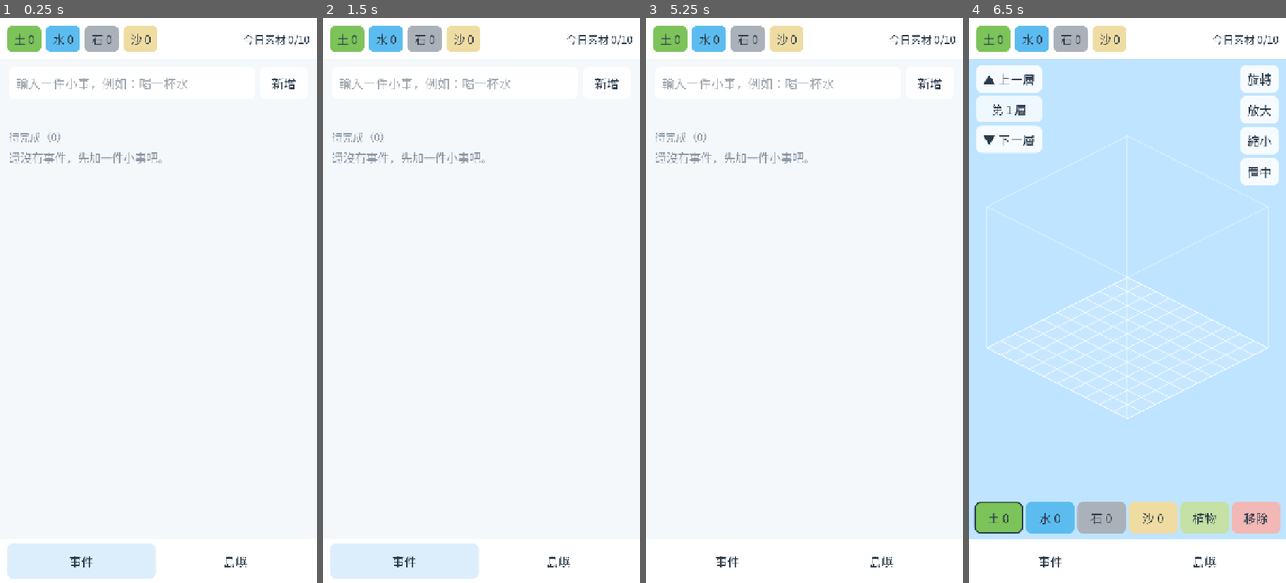
Above: before the commit, frames 1-4 (left to right).
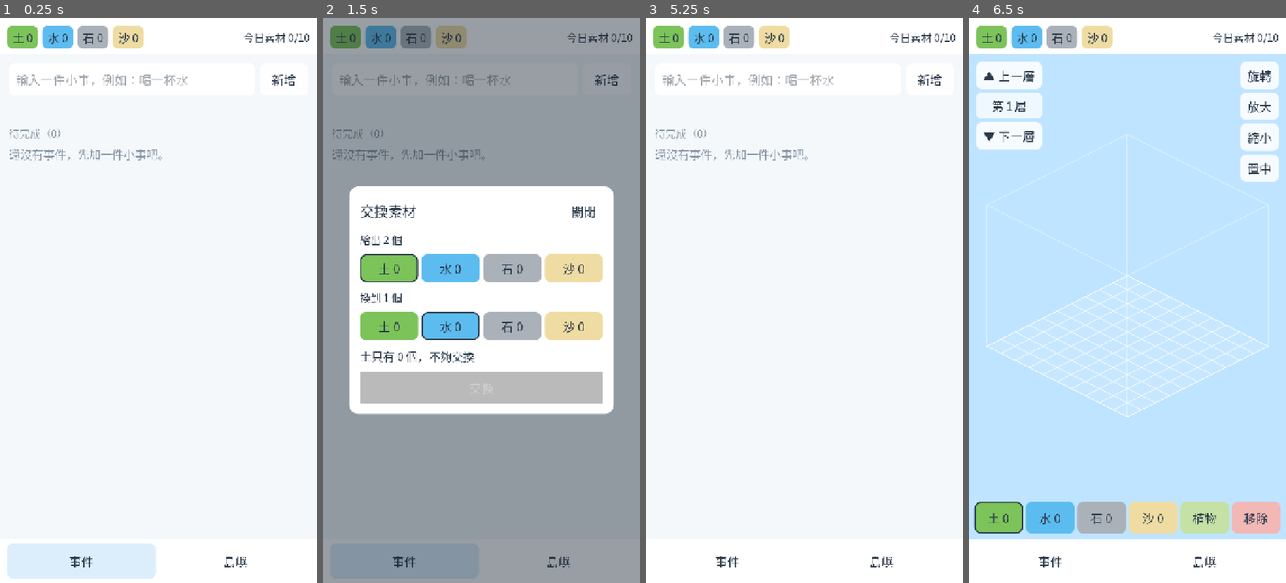
Above: after the commit, the same moments.

Repository: corgi8cm/IsLog
Game: Godot game, scene res://scenes/main.tscn
Two runs of this game, one before a commit and one after it. Both use one fixed random seed, a clock stepped at 60 frames per second and the inputs below.
Inputs (mouse positions are in pixels of both pictures, inside the frame that each line leads up to):
- Up to frame 1 (0.25 s): no input
- Up to frame 2 (1.5 s): click (345, 34) at 0.5 s, where only the run after the commit has a clickable "土 0"; click (380, 34) at 1.25 s, where only the run after the commit has a clickable "水 0"
- Up to frame 3 (5.25 s): click (737, 34) at 2 s, where only the run after the commit has a clickable "石 0"; click (772, 34) at 2.75 s, where only the run after the commit has a clickable "沙 0"; click (905, 210) at 3.5 s, where only the run after the commit has a clickable "關閉"; click "新增" at 4.25 s; click "事件" at 5 s
- Up to frame 4 (6.5 s): click "島嶼" at 5.75 s

The runs differ from the first frame. In frame 1, 2.5% of the frame differs, in the area x 2-98%, y 1-26%; in frame 2, 78%, in the area x 0-100%, y 0-100%; in frame 3, 2.5%; in frame 4, 7.9%.

Commit message:
素材 2 換 1：點上方素材開啟交換視窗
Co-Authored-By: Claude Opus 5.5 <noreply@anthropic.com>

Diff:
--- a/scripts/core/game_data.gd
+++ b/scripts/core/game_data.gd
@@ -6,6 +6,8 @@
 const REWARD_COUNT := 3
 const SUBTASK_REWARD_COUNT := 2
 const PLANT_DROP_CHANCE := 0.3
+## 素材交換：幾個換 1 個。
+const EXCHANGE_COST := 2
 const SAVE_VERSION := 2
 
 var inventory: Dictionary = Materials.empty_inventory()
@@ -78,6 +80,17 @@
 	if is_pro:
 		return -1
 	return maxi(0, DAILY_LIMIT - completions_on(date))
+
+
+## 素材交換：EXCHANGE_COST 個 from 換 1 個 to。
+func exchange(from_type: String, to_type: String) -> bool:
+	if from_type == to_type or not Materials.is_valid(from_type) or not Materials.is_valid(to_type):
+		return false
+	if int(inventory.get(from_type, 0)) < EXCHANGE_COST:
+		return false
+	inventory[from_type] -= EXCHANGE_COST
+	inventory[to_type] += 1
+	return true
 
 
 # --- 子事件 -------------------------------------------------------------
--- a/scripts/game.gd
+++ b/scripts/game.gd
@@ -67,6 +67,13 @@
 	result.visitor = _after_completion(id)
 	_commit()
 	return result
+
+
+func exchange(from_type: String, to_type: String) -> bool:
+	var ok := data.exchange(from_type, to_type)
+	if ok:
+		_commit()
+	return ok
 
 
 func add_subtask(event_id: int, title: String) -> Dictionary:
--- a/scripts/ui/main.gd
+++ b/scripts/ui/main.gd
@@ -51,9 +51,19 @@
 	row.add_theme_constant_override("separation", 10)
 	panel.add_child(row)
 	for t in Materials.TYPES:
-		var l := UiKit.label("", 26)
-		_counts[t] = l
-		row.add_child(UiKit.chip(l, Materials.top_color(t)))
+		var b := Button.new()
+		b.focus_mode = Control.FOCUS_NONE
+		b.add_theme_font_size_override("font_size", 26)
+		for state in ["normal", "hover", "pressed"]:
+			var chip_sb := UiKit.box(Materials.top_color(t), 12)
+			chip_sb.content_margin_left = 12
+			chip_sb.content_margin_right = 12
+			chip_sb.content_margin_top = 6
+			chip_sb.content_margin_bottom = 6
+			b.add_theme_stylebox_override(state, chip_sb)
+		b.pressed.connect(open_exchange.bind(t))
+		_counts[t] = b
+		row.add_child(b)
 	var spacer := Control.new()
 	spacer.size_flags_horizontal = SIZE_EXPAND_FILL
 	row.add_child(spacer)
@@ -61,6 +71,54 @@
 	_daily.vertical_alignment = VERTICAL_ALIGNMENT_CENTER
 	row.add_child(_daily)
 	return panel
+
+
+## 素材交換視窗：選要給出的素材和要換到的素材。
+func open_exchange(from_type: String = Materials.DIRT) -> void:
+	var parts := UiKit.open_modal(self, "交換素材")
+	var body: VBoxContainer = parts[1]
+	var state := {"from": from_type, "to": Materials.WATER if from_type != Materials.WATER else Materials.DIRT}
+	var info := UiKit.label("", 26)
+	info.autowrap_mode = TextServer.AUTOWRAP_WORD_SMART
+	var rows := {}
+	for key in ["from", "to"]:
+		body.add_child(UiKit.label("給出 %d 個" % GameData.EXCHANGE_COST if key == "from" else "換到 1 個", 24))
+		var row := HBoxContainer.new()
+		row.add_theme_constant_override("separation", 8)
+		body.add_child(row)
+		var group := ButtonGroup.new()
+		rows[key] = {}
+		for t in Materials.TYPES:
+			var b := UiKit.tool_button(group, Materials.top_color(t))
+			b.custom_minimum_size = Vector2(0, 64)
+			b.button_pressed = state[key] == t
+			b.pressed.connect(func():
+				state[key] = t
+				state.update.call())
+			row.add_child(b)
+			rows[key][t] = b
+	body.add_child(info)
+	var go := UiKit.button("交換", func():
+		if Game.exchange(state.from, state.to):
+			state.update.call())
+	go.custom_minimum_size = Vector2(0, 72)
+	go.add_theme_stylebox_override("normal", UiKit.box(Color("d8f0c8"), 14))
+	body.add_child(go)
+	# lambda 擷取的是區域變數當下的值，所以把 update 放在 state 字典裡讓前面的按鈕也能呼叫
+	state.update = func():
+		for key in rows:
+			for t in rows[key]:
+				rows[key][t].text = "%s %d" % [Materials.display_name(t), Game.data.inventory[t]]
+		var have: int = Game.data.inventory[state.from]
+		if state.from == state.to:
+			info.text = "請選兩種不同的素材"
+		elif have < GameData.EXCHANGE_COST:
+			info.text = "%s只有 %d 個，不夠交換" % [Materials.display_name(state.from), have]
+		else:
+			info.text = "用 %d 個%s換 1 個%s" % [GameData.EXCHANGE_COST,
+				Materials.display_name(state.from), Materials.display_name(state.to)]
+		go.disabled = state.from == state.to or have < GameData.EXCHANGE_COST
+	state.update.call()
 
 
 func _build_tab_bar() -> Control:
--- a/scripts/ui/ui_kit.gd
+++ b/scripts/ui/ui_kit.gd
@@ -77,6 +77,34 @@
 	return b
 
 
+## 在 host 上開一個置中的對話框。回傳 [遮罩, 內容 VBox]；呼叫 遮罩.queue_free() 關閉。
+static func open_modal(host: Control, title: String) -> Array:
+	var overlay := ColorRect.new()
+	overlay.color = Color(0.1, 0.15, 0.2, 0.45)
+	overlay.mouse_filter = Control.MOUSE_FILTER_STOP
+	host.add_child(overlay)
+	overlay.set_anchors_and_offsets_preset(Control.PRESET_FULL_RECT)
+	var center := CenterContainer.new()
+	overlay.add_child(center)
+	center.set_anchors_and_offsets_preset(Control.PRESET_FULL_RECT)
+	var panel := PanelContainer.new()
+	var sb := box(Color.WHITE, 20)
+	sb.set_content_margin_all(24)
+	panel.add_theme_stylebox_override("panel", sb)
+	panel.custom_minimum_size = Vector2(600, 0)
+	center.add_child(panel)
+	var body := VBoxContainer.new()
+	body.add_theme_constant_override("separation", 16)
+	panel.add_child(body)
+	var head := HBoxContainer.new()
+	body.add_child(head)
+	var t := label(title, 32)
+	t.size_flags_horizontal = Control.SIZE_EXPAND_FILL
+	head.add_child(t)
+	head.add_child(button("關閉", overlay.queue_free))
+	return [overlay, body]
+
+
 ## 把元件包進圓角色塊。
 static func chip(content: Control, bg: Color) -> PanelContainer:
 	var p := PanelContainer.new()
--- a/tests/run_tests.gd
+++ b/tests/run_tests.gd
@@ -174,6 +174,18 @@
 func test_draw_order_back_to_front() -> void:
 	check(Iso.draw_key(Vector2i(0, 0), 9) < Iso.draw_key(Vector2i(1, 0), 0), "後方高處應先畫")
 	check(Iso.draw_key(Vector2i(2, 2), 0) < Iso.draw_key(Vector2i(2, 2), 1), "同位置低的先畫")
+
+
+func test_exchange_two_for_one() -> void:
+	var g := GameData.new()
+	g.inventory[Materials.DIRT] = 5
+	check(g.exchange(Materials.DIRT, Materials.SAND), "2 土換 1 沙")
+	check(g.inventory[Materials.DIRT] == 3 and g.inventory[Materials.SAND] == 1, "數量正確")
+	check(not g.exchange(Materials.DIRT, Materials.DIRT), "不能換同一種")
+	check(not g.exchange(Materials.WATER, Materials.DIRT), "素材不夠不能換")
+	g.exchange(Materials.DIRT, Materials.STONE)
+	check(not g.exchange(Materials.DIRT, Materials.STONE), "剩 1 個不能換")
+	check(not g.exchange("gold", Materials.DIRT), "不存在的素材")
 
 
 # --- 子事件 -------------------------------------------------------------
--- a/tests/ui_smoke.gd
+++ b/tests/ui_smoke.gd
@@ -18,6 +18,10 @@
 
 
 func _run() -> void:
+	# 腳本載入失敗時 await 會卡住，60 秒後強制結束並視為失敗
+	create_timer(60.0).timeout.connect(func():
+		printerr("FAIL UI 測試逾時")
+		quit(1))
 	# headless 預設視窗只有 64×64，改成實際的直式解析度。
 	root.size = Vector2i(720, 1280)
 	var game = root.get_node("Game")
@@ -92,6 +96,23 @@
 	check(ev.done_date != "", "兩個子事件完成後母事件自動完成")
 	check(_find(events_page, func(n): return n is Label and n.text.begins_with("✓ 整理房間")) != null, "出現在今天完成")
 
+	# 交換素材視窗
+	for t in Materials.TYPES:
+		game.data.inventory[t] = 0
+	game.data.inventory[Materials.DIRT] = 4
+	main.call("open_exchange", Materials.DIRT)
+	await _frames()
+	var go: Button = _find(main, func(n): return n is Button and n.text == "交換")
+	check(go != null and not go.disabled, "交換按鈕可按")
+	go.pressed.emit()
+	go.pressed.emit()
+	await _frames()
+	check(game.data.inventory[Materials.DIRT] == 0 and game.data.inventory[Materials.WATER] == 2, "4 土換成 2 水")
+	check(go.disabled, "素材不夠時按鈕停用")
+	(_find(main, func(n): return n is Button and n.text == "關閉") as Button).pressed.emit()
+	await _frames()
+	check(_find(main, func(n): return n is Button and n.text == "交換") == null, "關閉視窗")
+
 	_cleanup("user://ui_smoke")
 	quit(1 if _failures > 0 else 0)
 
